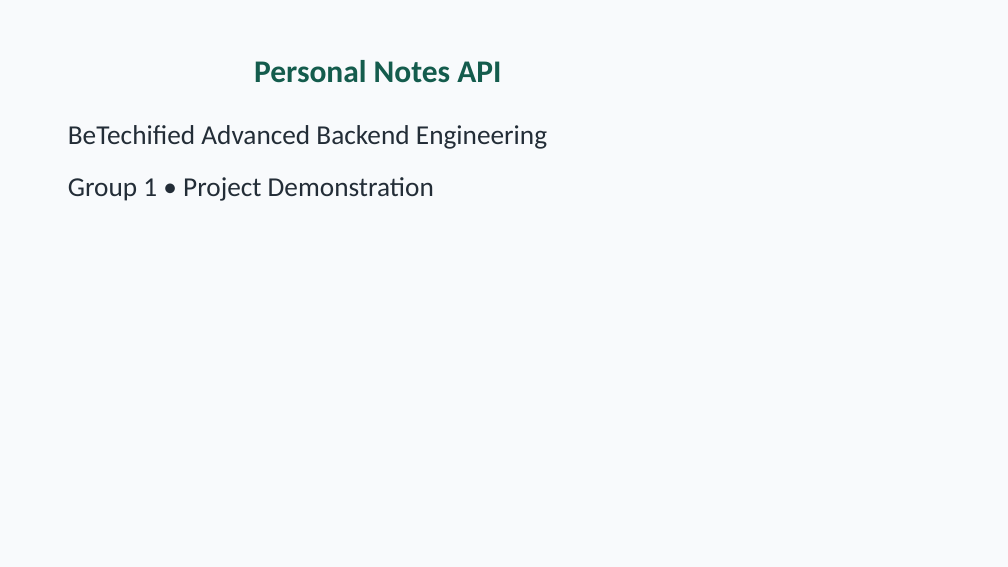
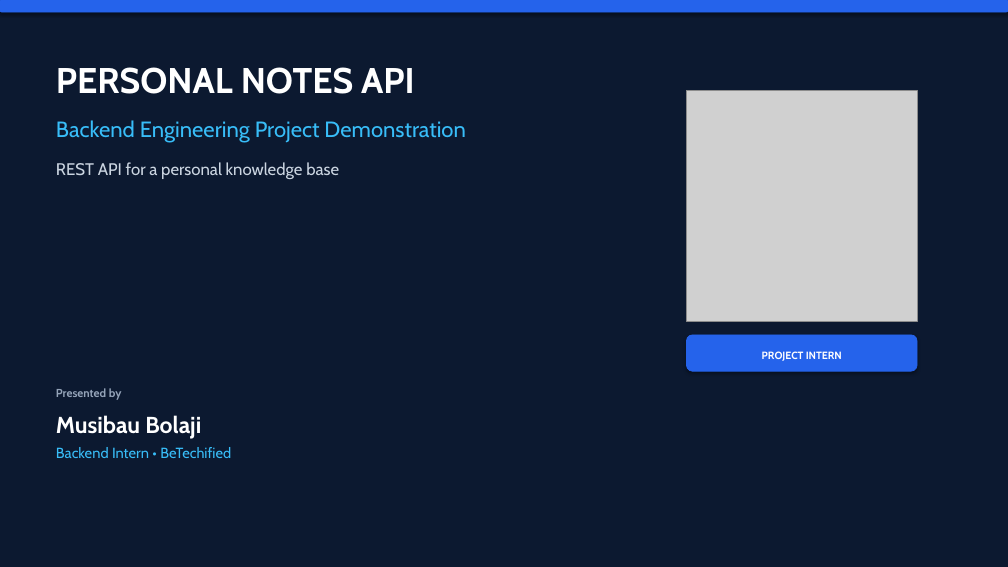
Before and after one commit to adigson/personal-notes-api, a slide deck: slide 1 of Personal-Notes-API-Presentation.pptx. Drawn at 1008x567 pixels with LibreOffice and Linux fonts; fonts in the diff are those of the drawing; grey boxes stand for pictures. Boxes give left, top, right and bottom in pixels: in the first picture for what was removed or moved away, otherwise in the second. Text is boxed around its words. In the diff, an @@ line names an element or a change of style, - is before the commit and + after.

```diff
--- a/Personal-Notes-API-Presentation.pptx
+++ b/Personal-Notes-API-Presentation.pptx
@@ background #F8FAFC to #0C1930 @@
@@ rounded rectangle added at [0, 0, 1008, 12], fill #2563EB, outline #2563EB 0.75 pt @@
@@ text "PERSONAL NOTES API" at [56, 67, 415, 94]: vertical alignment middle to top @@
@@ text at [56, 67, 415, 94]: text changed; size 30 to 34 pt; font Calibri to Cabin; text colour #145C4D to #FFFFFF @@
-Personal Notes API
+PERSONAL NOTES API
@@ picture added at [687, 91, 917, 321] @@
@@ text at [56, 120, 465, 143]: text changed; size 26 to 21 pt; font Calibri to Cabin; text colour #232D37 to #38BDF8 @@
-BeTechified Advanced Backend Engineering
-Group 1 • Project Demonstration
+Backend Engineering Project Demonstration
@@ text added at [56, 162, 339, 179], 16 pt, text #CBD5E1 @@
+REST API for a personal knowledge base
@@ rounded rectangle added at [687, 335, 917, 371], fill #2563EB, outline #2563EB 0.75 pt @@
@@ text added at [762, 351, 842, 361], 10 pt, text #FFFFFF, bold @@
+PROJECT INTERN
@@ text added at [56, 388, 122, 400], 11 pt, text #94A3B8, bold @@
+Presented by
@@ text added at [56, 415, 201, 439], 22 pt, text #FFFFFF, bold @@
+Musibau Bolaji
@@ text added at [56, 447, 231, 458], 14 pt, text #38BDF8 @@
+Backend Intern • BeTechified
```
Also in this commit, not shown: 2 other slides changed, 4 slides added, 4 slides removed, 4 other files.
